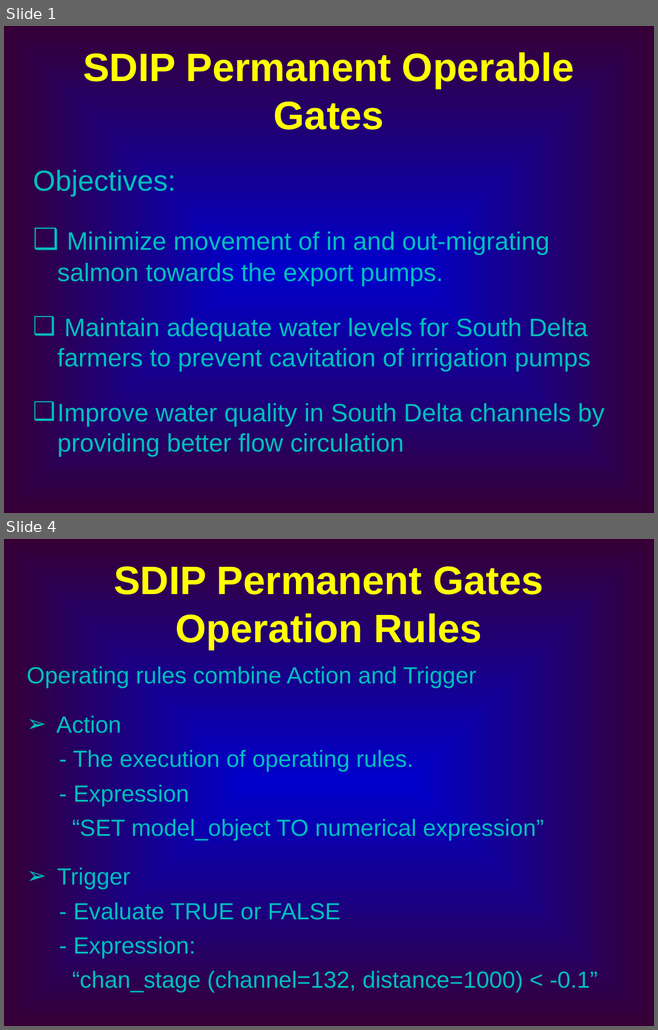
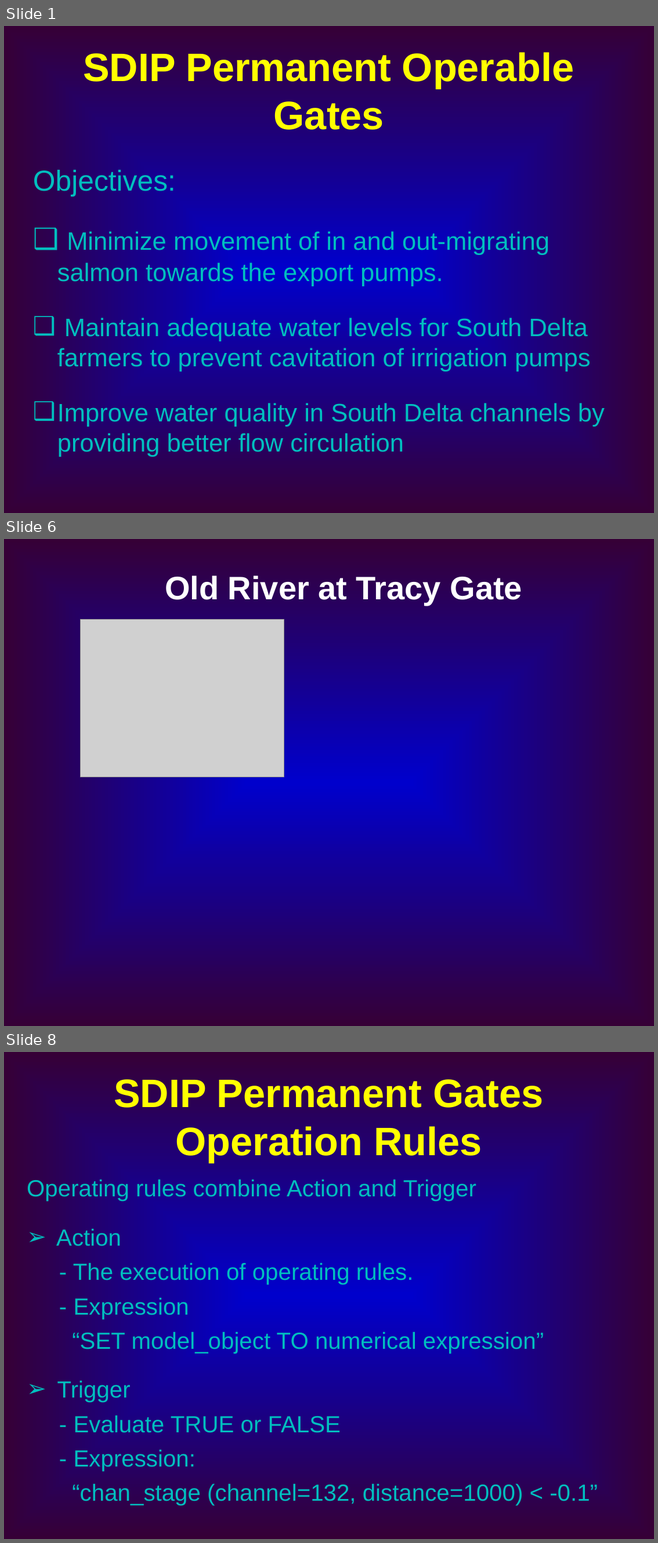
Before and after one commit to CADWRDeltaModeling/dsm2, a slide deck: dsm2/presentations/DSM2 Operting Rule.ppt. Shown one above the other, each under a label of ours: slides 1 and 4 before the commit, slides 1, 6 and 8 after it; the slides between them are not shown. The pictures are 658x1030 and 658x1543 pixels, drawn with LibreOffice and Linux fonts; fonts in the diff are those of the drawing; grey boxes stand for pictures. Boxes give left, top, right and bottom in pixels: in the first picture for what was removed or moved away, otherwise in the second. Text is boxed around its words. In the diff, an @@ line names an element or a change of style, - is before the commit and + after.

```diff
--- a/dsm2/presentations/DSM2 Operting Rule.ppt
+++ b/dsm2/presentations/DSM2 Operting Rule.ppt
@@ slide 6 added at (4, 539, 654, 1026), background gradient #0000CC to #360036 @@
@@ text added at (165, 576, 522, 605), 36 pt, text #FFFFFF, bold @@
+Old River at Tracy Gate
@@ picture added at (80, 620, 284, 777) @@
@@ what was slide 4 is now slide 8 @@
```
Also in this commit, not shown: 1 slide changed, 3 other slides added.
